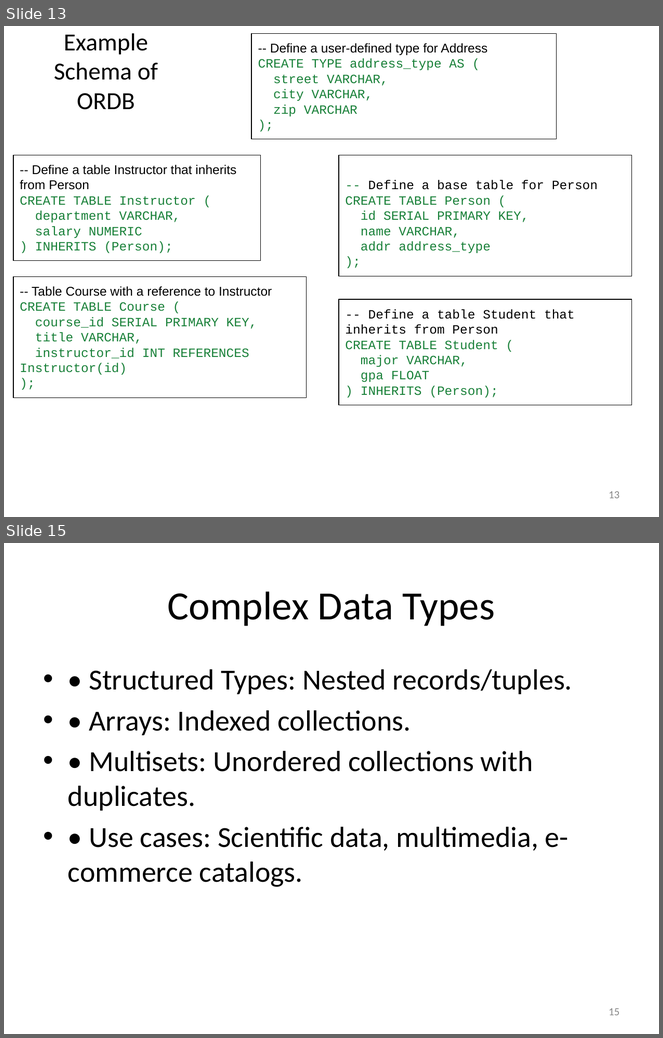
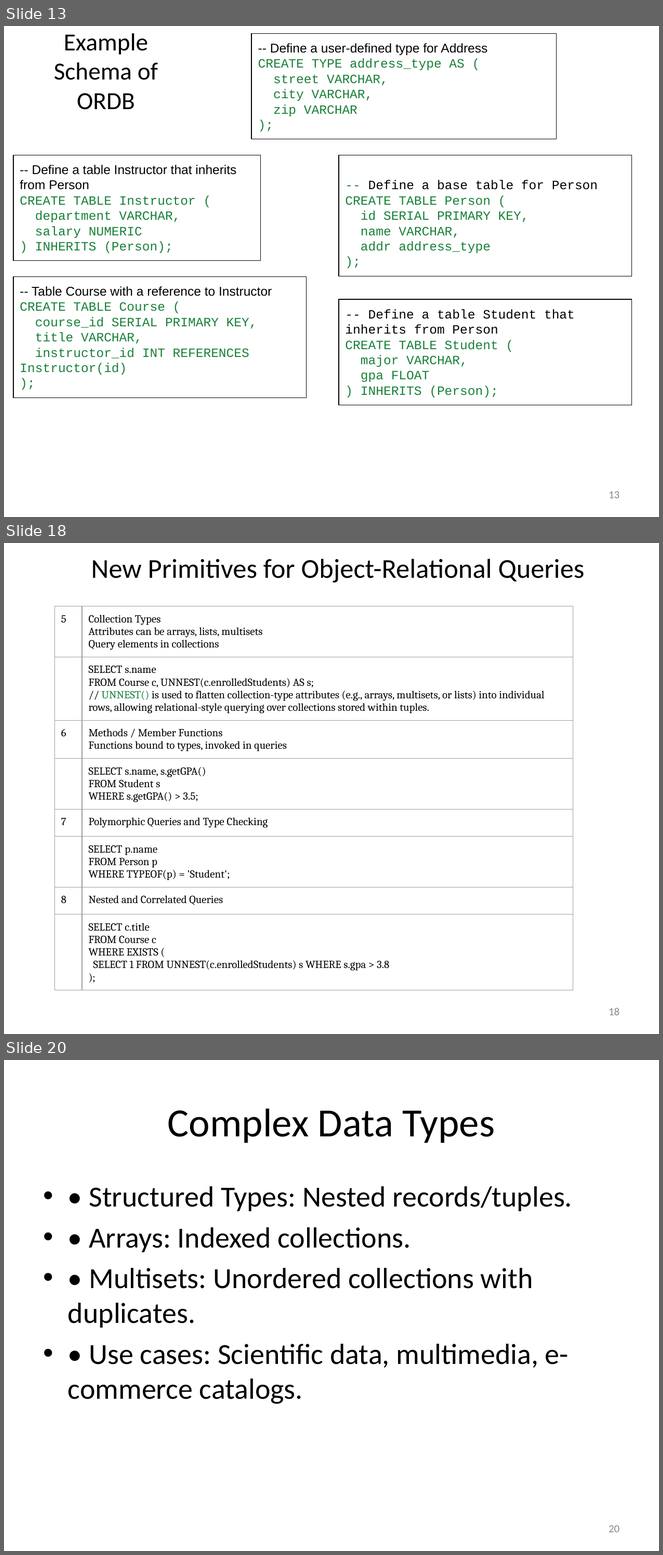
Before and after one commit to rizveeredwan/course-contents, a slide deck: CSE-3104/Slides/Introduction_to_modern_databases.pptx. Shown one above the other, each under a label of ours: slides 13 and 15 before the commit, slides 13, 18 and 20 after it; the slides between them are not shown. The pictures are 663x1038 and 663x1555 pixels, drawn with LibreOffice and Linux fonts; fonts in the diff are those of the drawing. Boxes give left, top, right and bottom in pixels: in the first picture for what was removed or moved away, otherwise in the second. Text is boxed around its words. In the diff, an @@ line names an element or a change of style, - is before the commit and + after.

Commit message:
with new data of Object Relational Query

```diff
--- a/CSE-3104/Slides/Introduction_to_modern_databases.pptx
+++ b/CSE-3104/Slides/Introduction_to_modern_databases.pptx
@@ slide 18 added at <box>4,543,659,1034</box>, background #FFFFFF @@
@@ title added at <box>91,559,585,583</box>, 30 pt, text #000000 @@
+New Primitives for Object-Relational Queries
@@ table added at <box>54,606,573,973</box>, 8 rows, 2 columns @@
+5 | Collection Types Attributes can be arrays, lists, multisets Query elements in collections
+ | SELECT s.name / FROM Course c, UNNEST(c.enrolledStudents) AS s; / // UNNEST() is used to flatten collection-type attributes (e.g., arrays, multisets, or lists) into individual rows, allowing relational-style querying over collections stored within tuples.
+6 | Methods / Member Functions Functions bound to types, invoked in queries
+ | SELECT s.name, s.getGPA() / FROM Student s / WHERE s.getGPA() > 3.5;
+7 | Polymorphic Queries and Type Checking
+ | SELECT p.name / FROM Person p / WHERE TYPEOF(p) = 'Student';
+8 | Nested and Correlated Queries
+ | SELECT c.title / FROM Course c / WHERE EXISTS ( / SELECT 1 FROM UNNEST(c.enrolledStudents) s WHERE s.gpa > 3.8 / );
@@ page number added at <box>609,1008,620,1016</box>, 12 pt, text #888888 @@
+18
@@ what was slide 15 is now slide 20 @@
@@ page number at <box>609,1525,620,1533</box>: text changed @@
-15
+20
```
Also in this commit, not shown: 2 slides changed, 4 other slides added.
